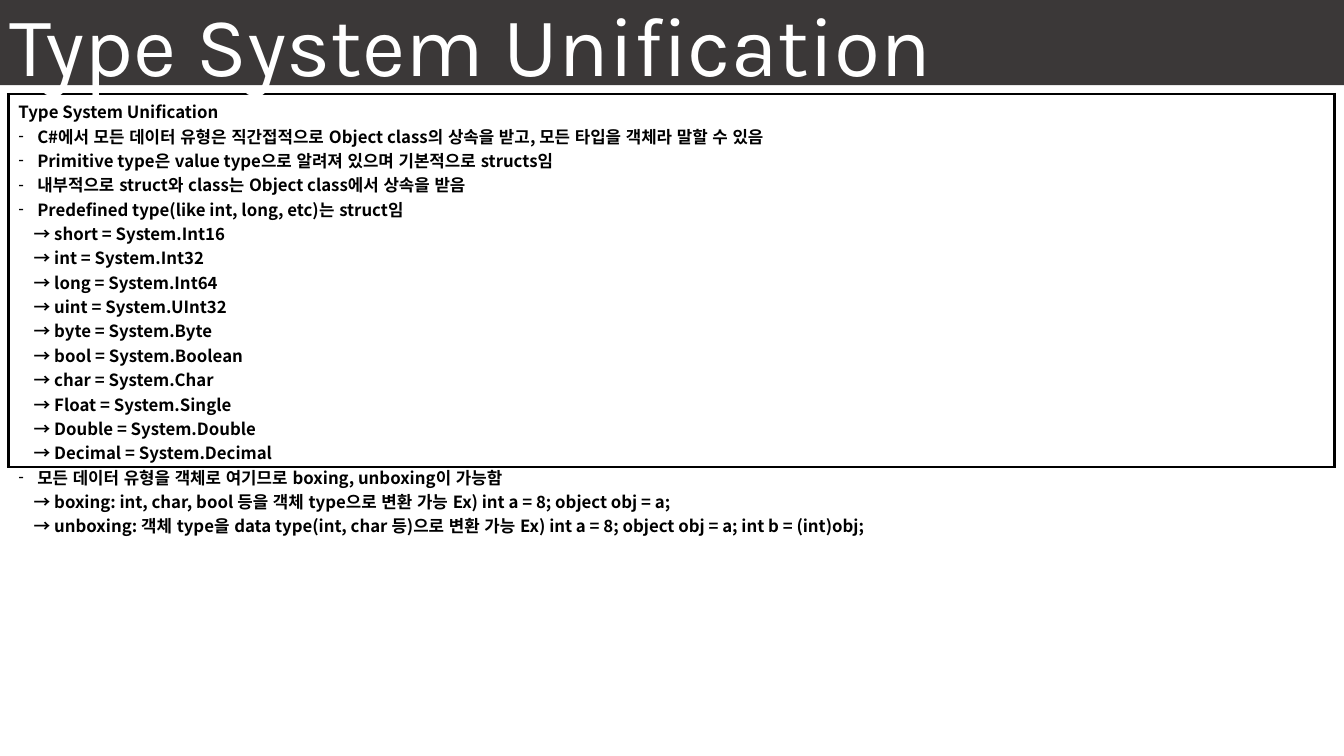
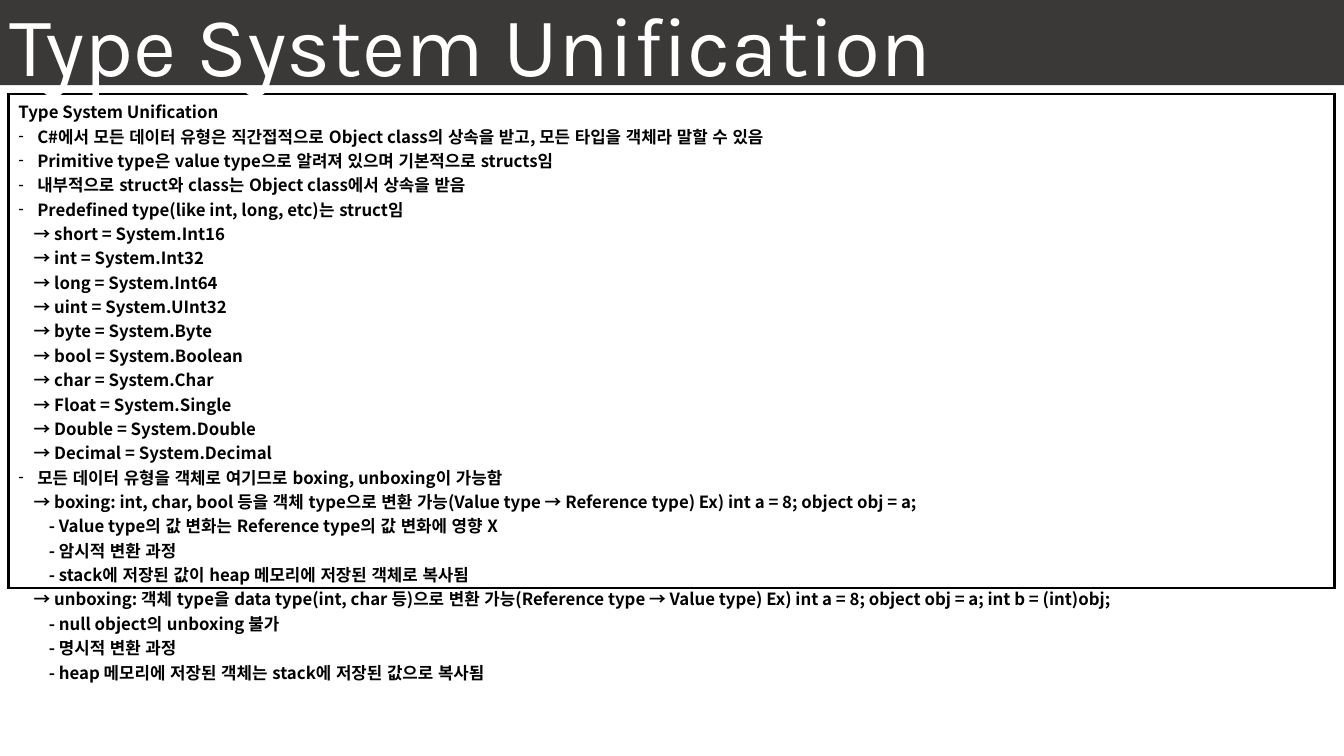
Before and after one commit to seonghokim/Study, a slide deck: slide 7 of Study Material/[KOR] everything in C#.pptx. Drawn at 1344x756 pixels with LibreOffice and Linux fonts; fonts in the diff are those of the drawing; background and template pictures are left out. Boxes give left, top, right and bottom in pixels: in the first picture for what was removed or moved away, otherwise in the second. Text is boxed around its words. In the diff, an @@ line names an element or a change of style, - is before the commit and + after.

```diff
--- a/Study Material/[KOR] everything in C#.pptx
+++ b/Study Material/[KOR] everything in C#.pptx
@@ table at [8,94,1334,687] @@
-row 1, column 1: Type System Unification / C#에서 모든 데이터 유형은 직간접적으로 Object class의 상속을 받고, 모든 타입을 객체라 말할 수 있음 / Primitive type은 value type으로 알려져 있으며 기본적으로 structs임 / 내부적으로 struct와 class는 Object class에서 상속을 받음 / Predefined type(like int, long, etc)는 struct임 / → short = System.Int16 / → int = System.Int32 / → long = System.Int64 / → uint = System.UInt32 / → byte = System.Byte / → bool = System.Boolean / → char = System.Char / → Float = System.Single / → Double = System.Double / → Decimal = System.Decimal / 모든 데이터 유형을 객체로 여기므로 boxing, unboxing이 가능함 / → boxing: int, char, bool 등을 객체 type으로 변환 가능 Ex) int a = 8; object obj = a; / → unboxing: 객체 type을 data type(int, char 등)으로 변환 가능 Ex) int a = 8; object obj = a; int b = (int)obj;
+row 1, column 1: Type System Unification / C#에서 모든 데이터 유형은 직간접적으로 Object class의 상속을 받고, 모든 타입을 객체라 말할 수 있음 / Primitive type은 value type으로 알려져 있으며 기본적으로 structs임 / 내부적으로 struct와 class는 Object class에서 상속을 받음 / Predefined type(like int, long, etc)는 struct임 / → short = System.Int16 / → int = System.Int32 / → long = System.Int64 / → uint = System.UInt32 / → byte = System.Byte / → bool = System.Boolean / → char = System.Char / → Float = System.Single / → Double = System.Double / → Decimal = System.Decimal / 모든 데이터 유형을 객체로 여기므로 boxing, unboxing이 가능함 / → boxing: int, char, bool 등을 객체 type으로 변환 가능(Value type → Reference type) Ex) int a = 8; object obj = a; / - Value type의 값 변화는 Reference type의 값 변화에 영향 X / - 암시적 변환 과정 / - stack에 저장된 값이 heap 메모리에 저장된 객체로 복사됨 / → unboxing: 객체 type을 data type(int, char 등)으로 변환 가능(Reference type → Value type) Ex) int a = 8; object obj = a; int b = (int)obj; / - null object의 unboxing 불가 / - 명시적 변환 과정 / - heap 메모리에 저장된 객체는 stack에 저장된 값으로 복사됨
```
Also in this commit, not shown: 1 other slide changed, 7 slides added.
